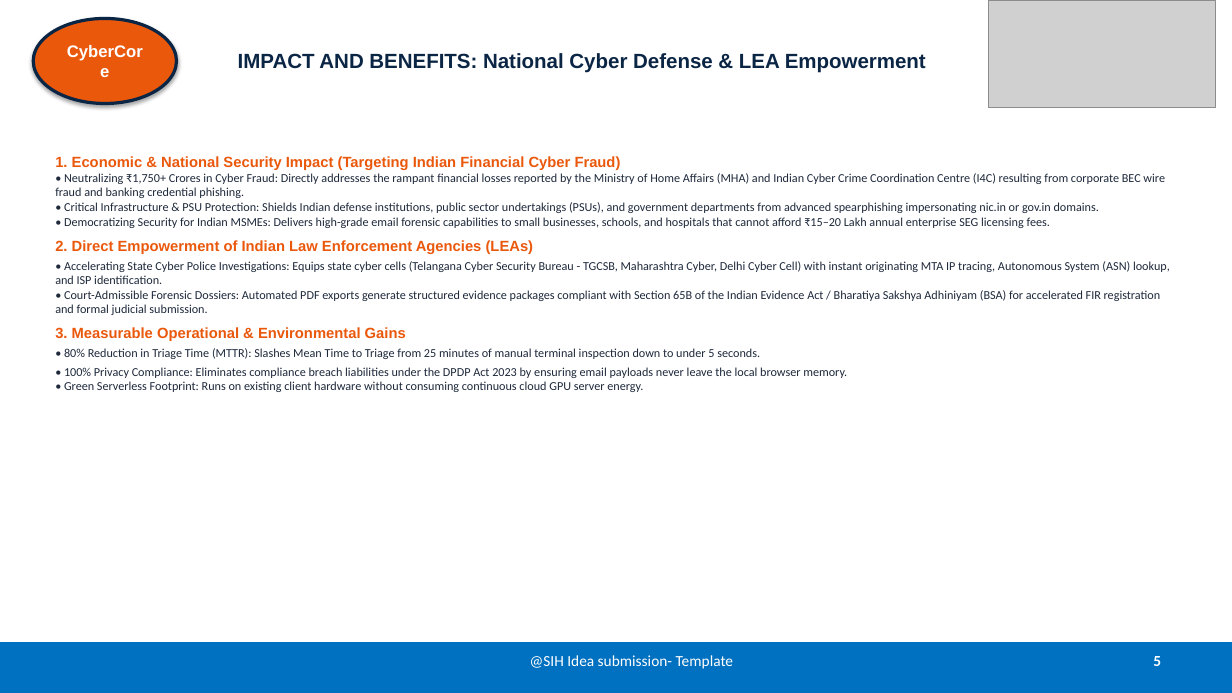
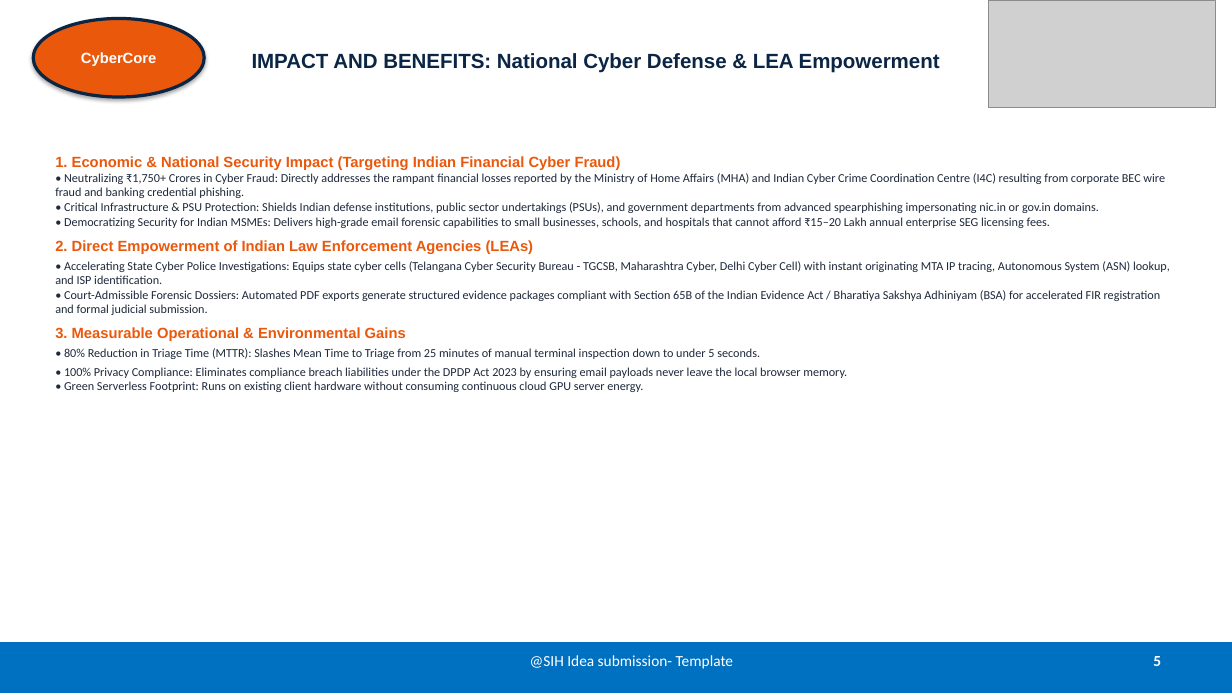
Before and after one commit to viswakpullepu/threatlens, a slide deck: slide 5 of SIH2026_ThreatLens_AI_Official_Submission.pptx. Drawn at 1232x693 pixels with LibreOffice and Linux fonts; fonts in the diff are those of the drawing; grey boxes stand for pictures. Boxes give left, top, right and bottom in pixels: in the first picture for what was removed or moved away, otherwise in the second. Text is boxed around its words. In the diff, an @@ line names an element or a change of style, - is before the commit and + after.

Commit message:
fix(ppt): prevent word-wrap on CyberCore oval badge across all slides

```diff
--- a/SIH2026_ThreatLens_AI_Official_Submission.pptx
+++ b/SIH2026_ThreatLens_AI_Official_Submission.pptx
@@ ellipse "CyberCore": place and size @@
-ellipse "CyberCore" at [33,18,177,104]
+ellipse "CyberCore" at [33,18,204,97]
@@ ellipse "CyberCore" at [33,18,204,97]: size 13 to 11.5 pt @@
@@ title "IMPACT AND BENEFITS: National Cyber ...": place and size @@
-title "IMPACT AND BENEFITS: National Cyber ..." at [238,53,926,73]
+title "IMPACT AND BENEFITS: National Cyber ..." at [252,53,940,73]
```
Also in this commit, not shown: 5 other slides changed, 1 other file.
